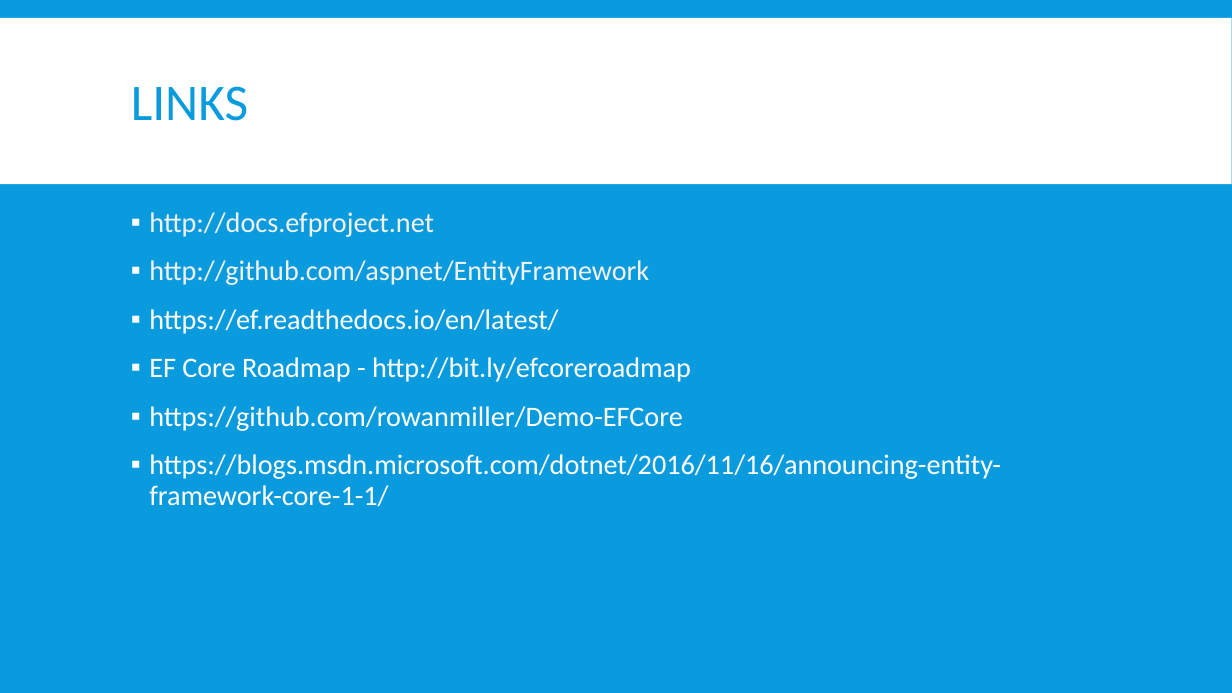
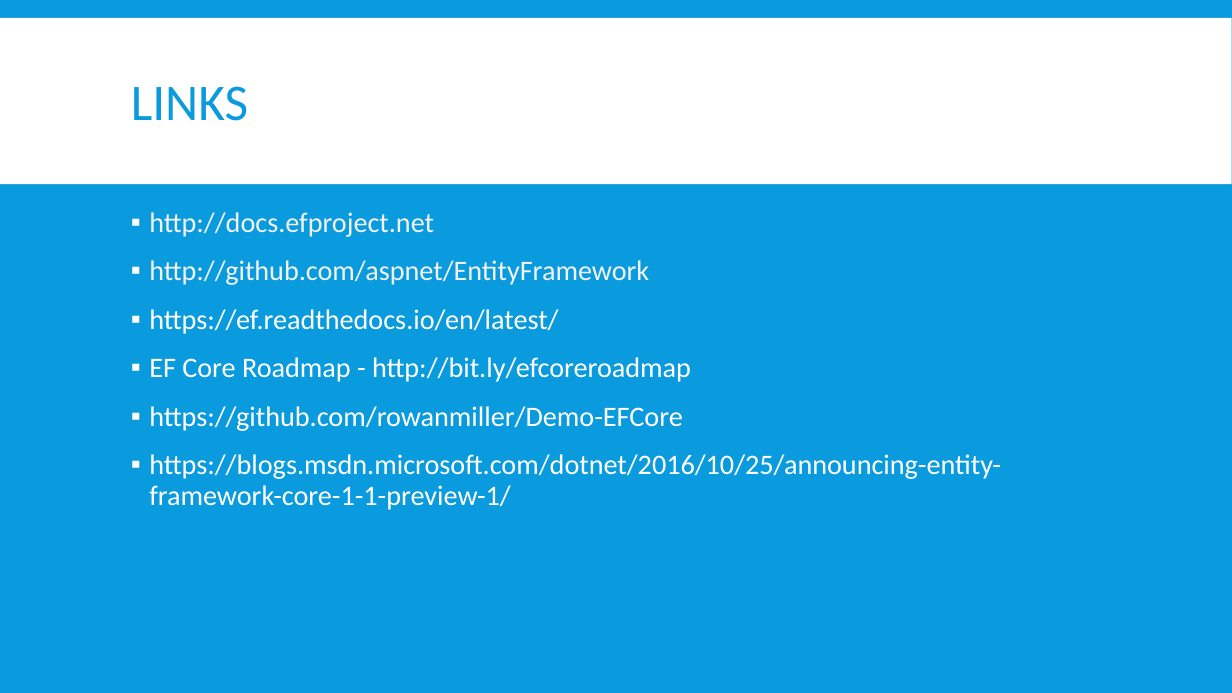
Before and after one commit to jwooley/EfCore, a slide deck: slide 15 of EfCoreGettingStarted.pptx (slide 13 before the commit). Drawn at 1232x693 pixels with LibreOffice and Linux fonts; fonts in the diff are those of the drawing. Boxes give left, top, right and bottom in pixels: in the first picture for what was removed or moved away, otherwise in the second. Text is boxed around its words. In the diff, an @@ line names an element or a change of style, - is before the commit and + after.

```diff
--- a/EfCoreGettingStarted.pptx
+++ b/EfCoreGettingStarted.pptx
@@ text at bbox=[149, 454, 1001, 510]: text changed @@
-▪ https://blogs.msdn.microsoft.com/dotnet/2016/11/16/announcing-entity-framework-core-1-1/
+▪ https://blogs.msdn.microsoft.com/dotnet/2016/10/25/announcing-entity-framework-core-1-1-preview-1/
```
Also in this commit, not shown: 2 other slides changed, 2 slides added.
